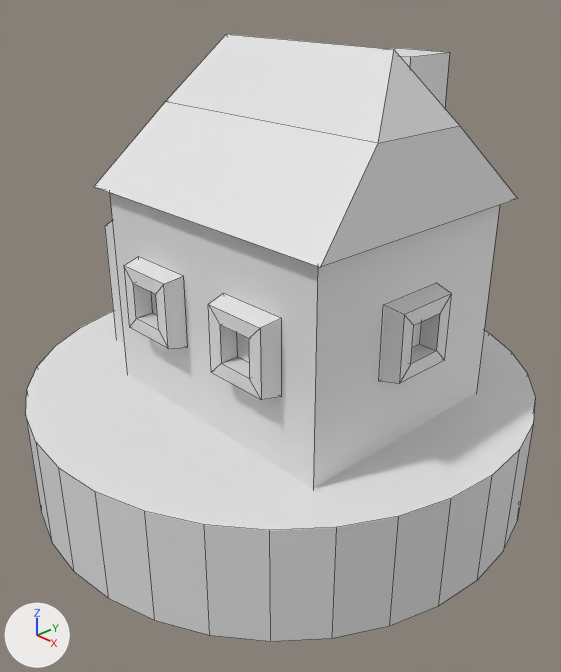
A saved change to the Blender file Meshes/b_blacksmith.blend.
Before and after are seen from a 50 mm lens placed at (0.395, -0.371, 0.352), pointed at (0.014, -0.013, 0.103). Every picture has the same lights, and +X, +Y and +Z are marked at lower left. The first picture is the older version. Mesh edges are drawn as thin lines.
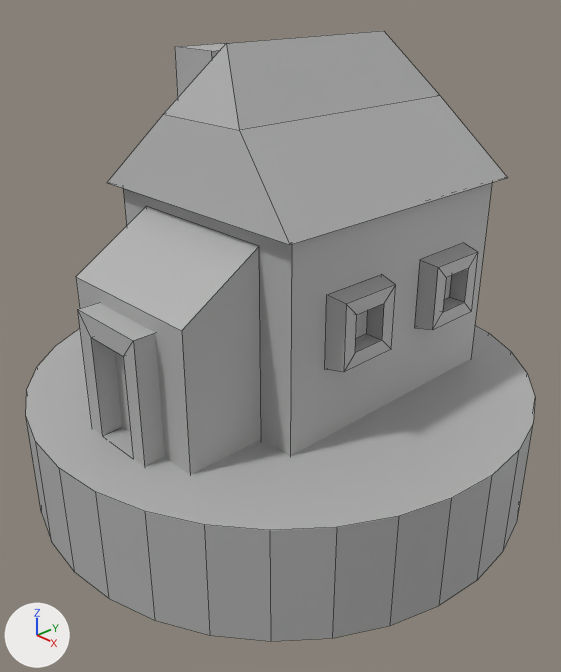
Where the change shows, as pixel boxes (x1, y1, x2, y2) in the pictures (561 x 672 px):
'Cylinder', recoloured, turned (white to grey)
    before: (26, 34, 535, 641)
    after: (26, 31, 535, 641)

What changed in the scene script:
```text
Add mat_material:
    mat_material = bpy.data.materials.new('Material')
    mat_material.use_nodes = True; mat_material.node_tree.nodes.clear()
    _N = mat_material.node_tree.nodes; _L = mat_material.node_tree.links
    n0 = _N.new('ShaderNodeBsdfPrincipled'); n0.name = 'Principled BSDF'
    n1 = _N.new('ShaderNodeOutputMaterial'); n1.name = 'Material Output'
    n2 = _N.new('ShaderNodeVertexColor'); n2.name = 'Color Attribute'
    n2.layer_name = 'Attribute'
    _L.new(n0.outputs[0], n1.inputs[0])  # 'BSDF' to 'Surface'
    _L.new(n2.outputs[0], n0.inputs[0])  # 'Color' to 'Base Color'
Change me_cylinder:
    where me_cylinder.from_pydata(...)  # 166 vertices, 123 faces; spans x -0.96..0.96, y -0.96..0.96, z -6.76..1.48
    used by ob_cylinder; location = (0.0, 0.0, 0.0378); scale = (-0.201, -0.201, -0.04)
    me_cylinder part 1: vertex colours changed
    add me_cylinder.materials.append(mat_material)
Change ob_cylinder:
    ob_cylinder.rotation_euler: (0.0, 0.0, 0.0) -> (0.0, 0.0, 7.854)  # degrees (0, 0, 0) -> degrees (0, 0, 90)
```
